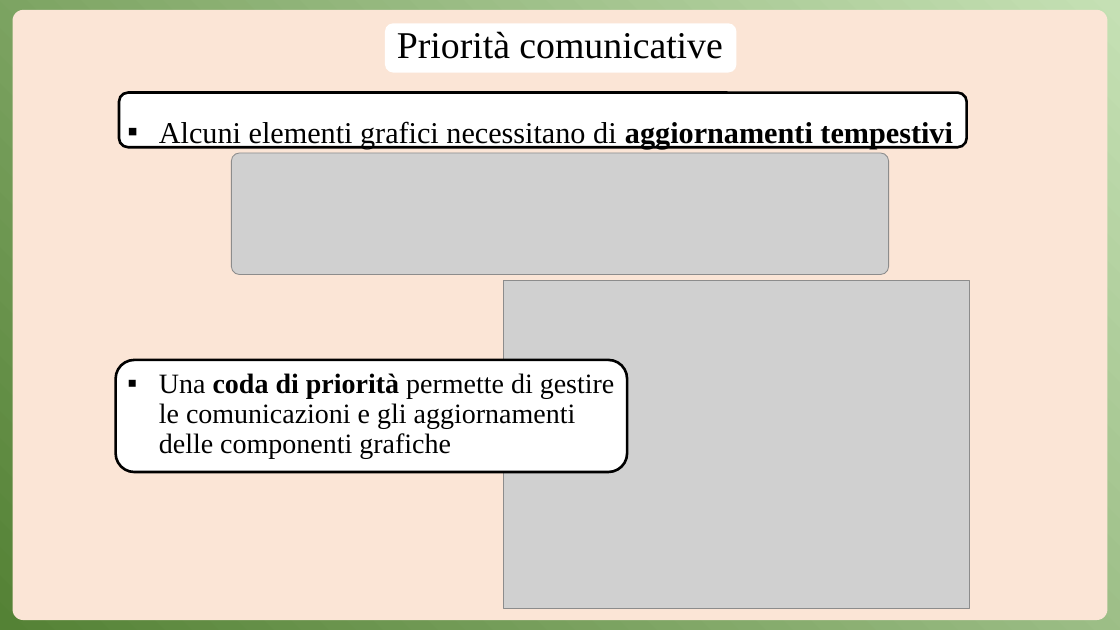
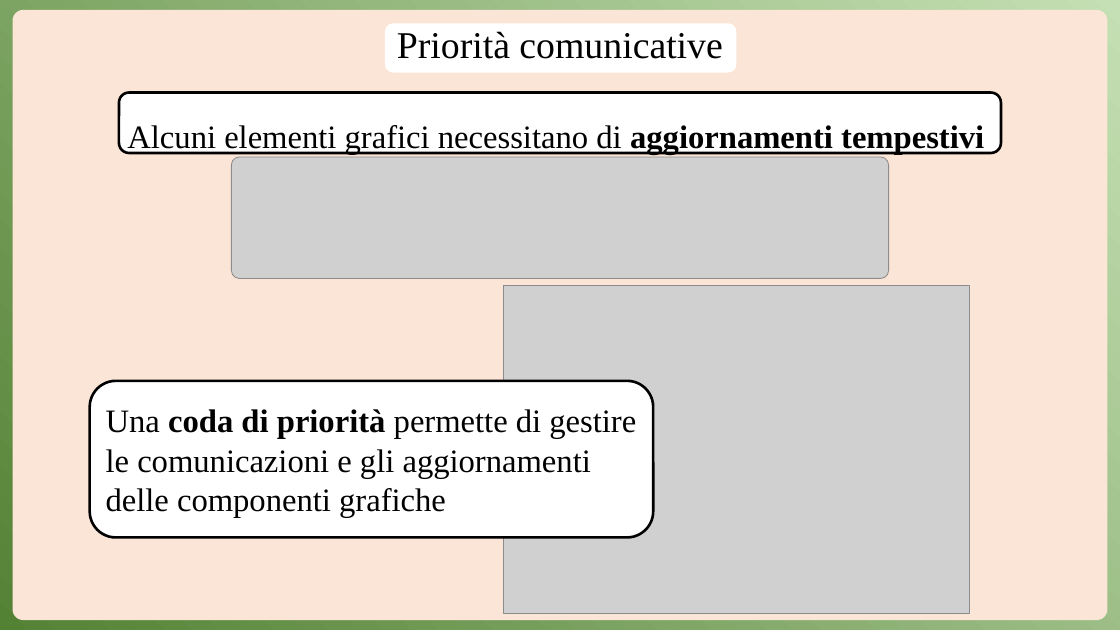
Before and after one commit to Anrighe/Tesi-Laurea-Triennale-Informatica-Unimore, a slide deck: slide 6 of Presentazione_Tesi_Triennale_Informatica_Unimore_2022_2023_Enrico_Marras_152336.pptx. Drawn at 1120x630 pixels with LibreOffice and Linux fonts; fonts in the diff are those of the drawing; grey boxes stand for pictures. Boxes give left, top, right and bottom in pixels: in the first picture for what was removed or moved away, otherwise in the second. Text is boxed around its words. In the diff, an @@ line names an element or a change of style, - is before the commit and + after.

```diff
--- a/Presentazione_Tesi_Triennale_Informatica_Unimore_2022_2023_Enrico_Marras_152336.pptx
+++ b/Presentazione_Tesi_Triennale_Informatica_Unimore_2022_2023_Enrico_Marras_152336.pptx
@@ subtitle "Alcuni elementi grafici necessitano di ..." at <box>127,125,984,155</box>: size 25.9 to 28 pt; bullet ▪ to none @@
@@ rounded rectangle: place and size @@
-rounded rectangle at <box>119,92,967,147</box>
+rounded rectangle at <box>119,92,1002,153</box>
@@ picture: place and size @@
-picture at <box>231,153,888,275</box>
+picture at <box>231,157,888,279</box>
@@ picture: place and size @@
-picture at <box>504,281,970,608</box>
+picture at <box>504,286,970,613</box>
@@ rounded rectangle "Una coda di priorità permette ...": place and size @@
-rounded rectangle "Una coda di priorità permette ..." at <box>159,373,615,459</box>
+rounded rectangle "Una coda di priorità permette ..." at <box>90,381,654,537</box>
@@ rounded rectangle "Una coda di priorità permette ..." at <box>90,381,654,537</box>: size 24 to 28 pt; bullet ▪ to none; line spacing 0.9 to 1; less space between paragraphs; vertical alignment top to middle; fill none to #FFFFFF; outline none to #000000 2.25 pt @@
@@ rounded rectangle removed at <box>116,360,628,472</box> @@
```
Also in this commit, not shown: 9 other slides changed.
